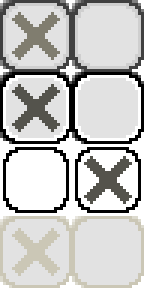
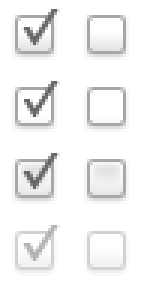
Revision of a layered 144px x 288px image; what changed, layer by layer:
painted on "normal" over (x1=0, y1=0, x2=144, y2=72)
painted on "hover" over (x1=0, y1=72, x2=144, y2=144)
removed layer "active" over (x1=3, y1=147, x2=141, y2=213)
renamed "√" to "pressed", moved it above "disabled", painted on it over (x1=12, y1=12, x2=132, y2=276)
painted on "disabled" over (x1=0, y1=216, x2=144, y2=288)
